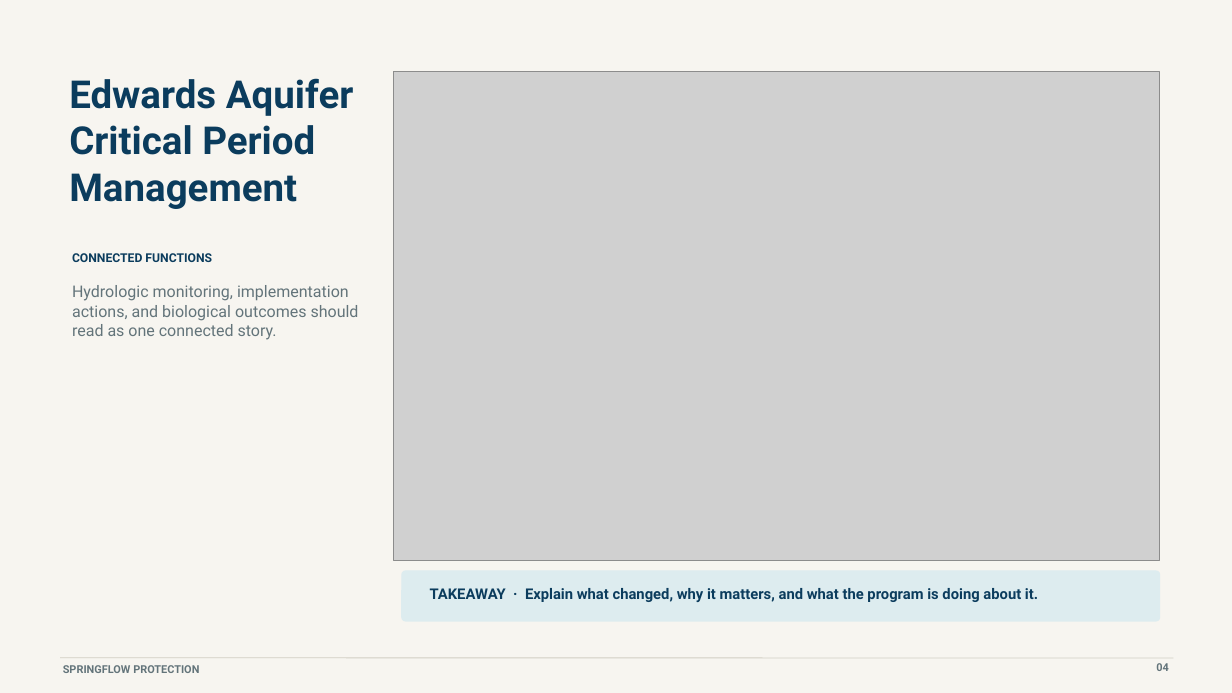
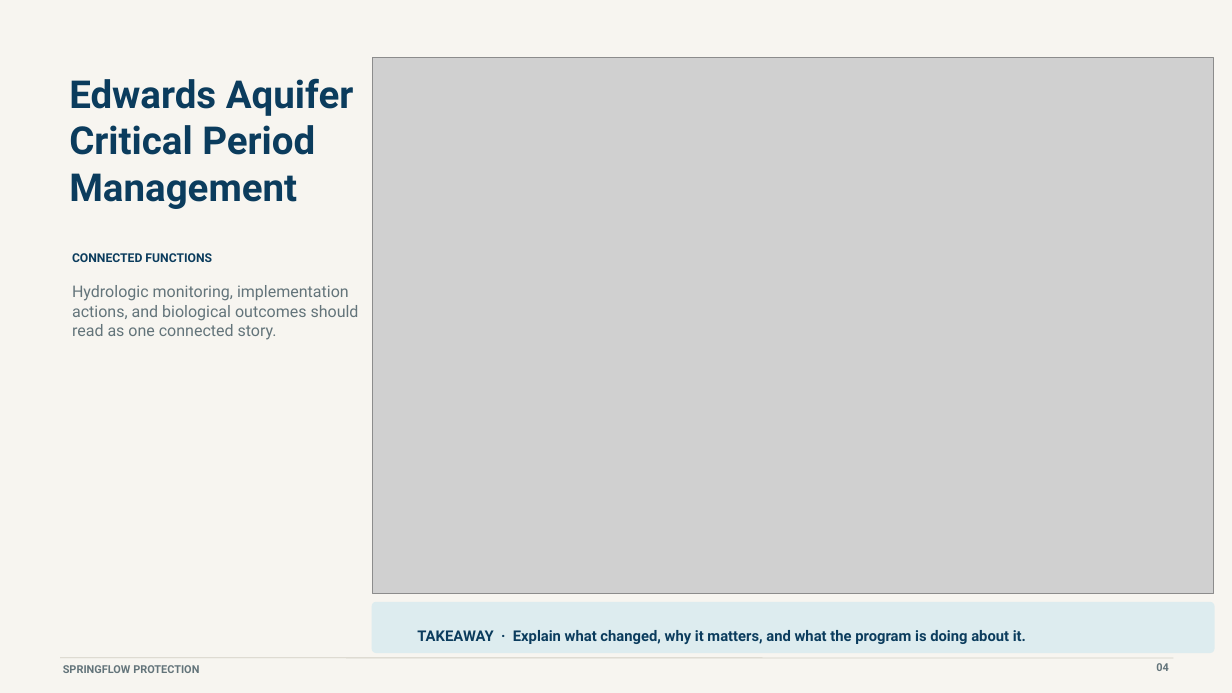
Before and after one commit to cfurl/EAHCP-Fall-2026-Sci-Comm, a slide deck: slide 13 of springflow_protection_presentation/EAHCP_Springflow_Protection_Furl_7.21.26.pptx. Drawn at 1232x693 pixels with LibreOffice and Linux fonts; fonts in the diff are those of the drawing; grey boxes stand for pictures. Boxes give left, top, right and bottom in pixels: in the first picture for what was removed or moved away, otherwise in the second. Text is boxed around its words. In the diff, an @@ line names an element or a change of style, - is before the commit and + after.

```diff
--- a/springflow_protection_presentation/EAHCP_Springflow_Protection_Furl_7.21.26.pptx
+++ b/springflow_protection_presentation/EAHCP_Springflow_Protection_Furl_7.21.26.pptx
@@ picture: place and size @@
-picture at <box>393,72,1160,560</box>
+picture at <box>372,57,1214,593</box>
@@ rounded rectangle: place and size @@
-rounded rectangle at <box>402,571,1160,621</box>
+rounded rectangle at <box>372,603,1214,653</box>
@@ text "TAKEAWAY · Explain what changed, ...": place and size @@
-text "TAKEAWAY · Explain what changed, ..." at <box>430,588,1038,602</box>
+text "TAKEAWAY · Explain what changed, ..." at <box>417,630,1026,644</box>
```
Also in this commit, not shown: 3 other slides changed, 9 slides removed, 8 other files.
